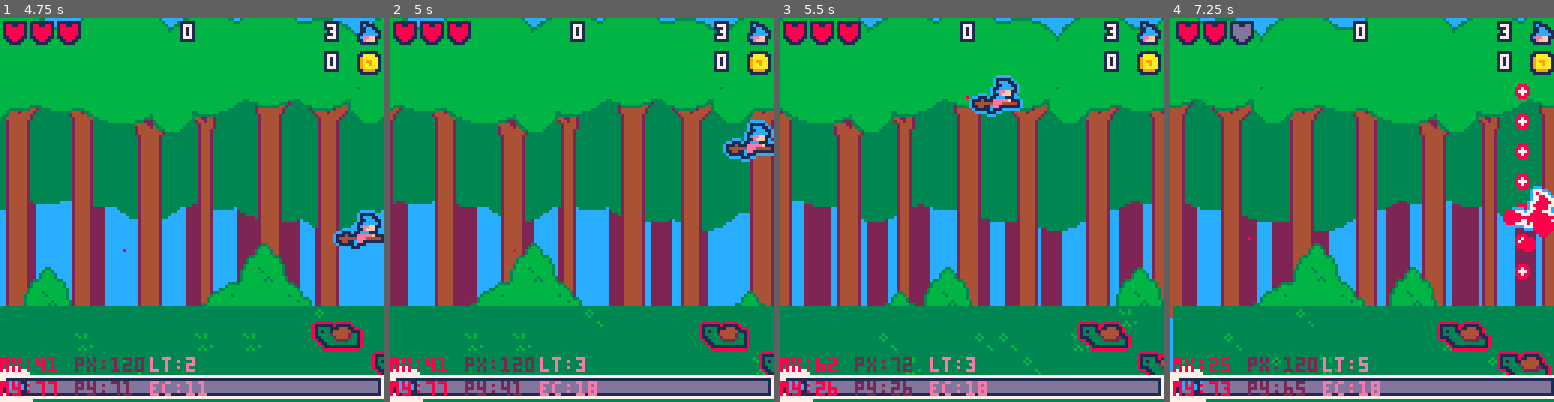
Above: before the commit, frames 1-4 (left to right).
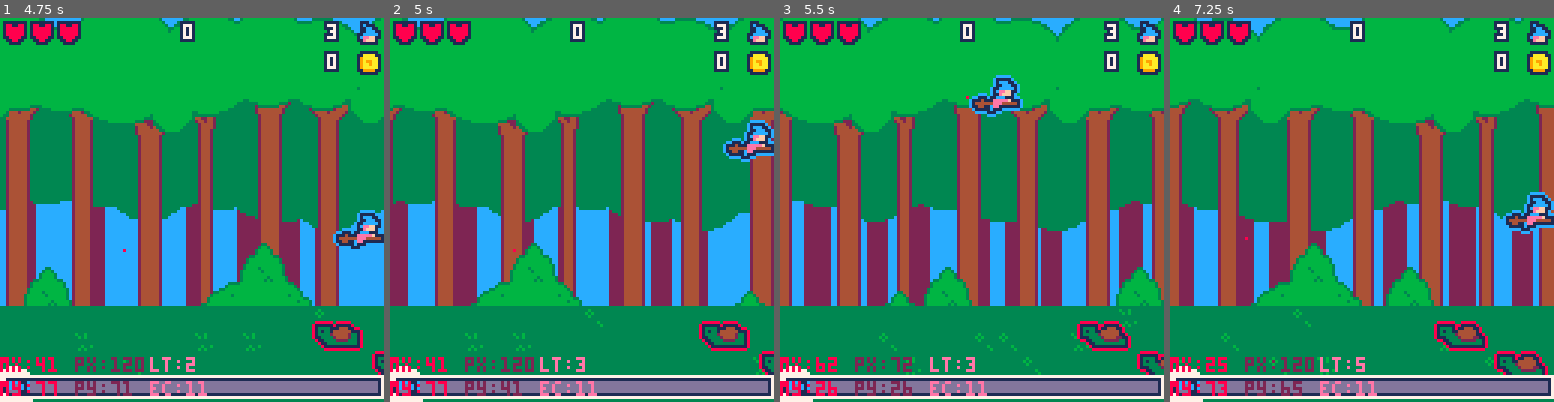
Above: after the commit, the same moments.

Repository: roseblack02/pico8-witch_blaster
Game: PICO-8 cartridge witch_blaster.p8
The game is run twice, just before and just after one commit, with the same random seed, the same clock (stepped at 60 frames per second) and the same inputs.
Inputs (mouse positions are in pixels of both pictures, inside the frame that each line leads up to):
- Up to frame 1 (4.75 s): tap X (X key) at 0.33, 1.07, 1.85, 2.97, 4.08 s; click (280, 121) at 0.67 s; tap O (Z key) at 0.7, 1.7, 2.1, 2.5, 2.9, 3.3, 3.7, 4.1, 4.5 s; click (46, 267) at 1.22 s; hold Right 1.6-2.1 s; click (107, 114) at 1.77 s; hold Up 2.15-2.42 s; click (172, 259) at 2.32 s; hold Right 2.47-3.03 s; click (234, 106) at 2.87 s; hold Left 3.08-3.58 s; click (295, 256) at 3.42 s; hold Down 3.63-3.97 s; click (61, 102) at 3.97 s; hold Right 4.02-4.68 s; click (122, 248) at 4.52 s; hold Up from 4.73 s (still down)
- Up to frame 2 (5 s): keep holding Up; tap O (Z key) at 4.9 s
- Up to frame 3 (5.5 s): release Up at 5.03 s; click (964, 94) at 5.07 s; hold Left from 5.08 s (still down); tap X (X key) at 5.2 s; tap O (Z key) at 5.3 s
- Up to frame 4 (7.25 s): click (1419, 244) at 5.62 s; release Left at 5.68 s; tap O (Z key) every 0.4 s from 5.7 to 6.9 s; hold Down 5.73-6.03 s; hold Right 6.08-6.58 s; click (1481, 90) at 6.17 s; tap X (X key) at 6.32 s; hold Right 6.63-7.13 s; click (1246, 236) at 6.72 s; hold Up from 7.18 s (still down)

Frame 1 is identical in both runs. In frame 2, less than 0.1% of the frame differs, in the area x 51-54%, y 94-98%; in frame 3, less than 0.1%; in frame 4, 18%, in the area x 0-100%, y 0-100%.

Commit message:
optimised despawning of objects and working on boss cleared message

Diff:
--- a/witch_blaster.p8
+++ b/witch_blaster.p8
@@ -55,6 +55,8 @@
 	level_timer=0
 	wave1,wave2,wave3=true,false,false
 	level_clear=false
+	boss_message={"level cleared!","get smoked b)","foe vanquished","enemy felled","foe smoked"}
+	message=1
 
 	--store
 	blink_timer=0
@@ -209,9 +211,6 @@
 		end,
 		draw=function(self)
 			outlined_sprites(self.sprite,12,self.x-8,self.y-8,2,2)
-
-			--boss defeat text
-			--if(level_clear and (level==3 or level==6))
 		end,
 		check_collision=function(self)
 			--enemy collision
@@ -731,8 +730,8 @@
 						--give player magic
 						player.mag_level+=player.mag_gained
 
-						--check if boss and give coins
-						if (self.boss) player.coins+=20
+						--check if boss and give coins and randomly choose a message for player to say
+						if (self.boss) player.coins+=20 player.message=flr(rnd(3))+1
 					end
 				else
 					self.is_hit=false
@@ -748,11 +747,11 @@
 			self.shoot_timer+=speed
 			if (self.shoot_timer>180+offset) self.shoot_timer=0
 
-			if (self.x<(player.x+200) and self.shoot_timer==179+offset) make_enemy_bullet(self.x,self.y)
+			if (self.x<200 and self.shoot_timer==179+offset) make_enemy_bullet(self.x,self.y)
 		end,
 		despawn=function(self)
 			--delete self if off screen
-			if (self.x<(player.x-128)) del(enemy_objs,self)
+			if (self.x<-20) del(enemy_objs,self)
 		end
 	}
 	--loop through properties and assign it to the obj table
@@ -970,7 +969,7 @@
 		update=function(self)
 			self.x-=0.95
 			--delete self if off screen
-			if (self.x<(player.x-128)) del(enemy_objs,self)
+			if (self.x<-6) del(enemy_objs,self)
 		end,
 		draw=function(self)
 			circfill(self.x,self.y,self.width/2,8)
@@ -994,7 +993,7 @@
 			if (direction[4]) self.x-=speed
 
 			--delete self if off screen
-			if (self.x>(player.x+120) or self.x<player.x-120 or self.y>(player.y+120) or self.y<player.y-120) del(bullet_objs,self)
+			if (self.x>134 or self.x<-6 or self.y>134 or self.y<-6) del(bullet_objs,self)
 		end,
 		draw=function(self)
 			circfill(self.x,self.y,self.width/2,12)
@@ -1020,7 +1019,7 @@
 		end,
 		despawn=function(self)
 			--delete self if off screen
-			if (self.x<(player.x-128)) del(pickup_objs,self)
+			if (self.x<-6) del(pickup_objs,self)
 		end
 	}
 	--loop through properties and assign it to the obj table
